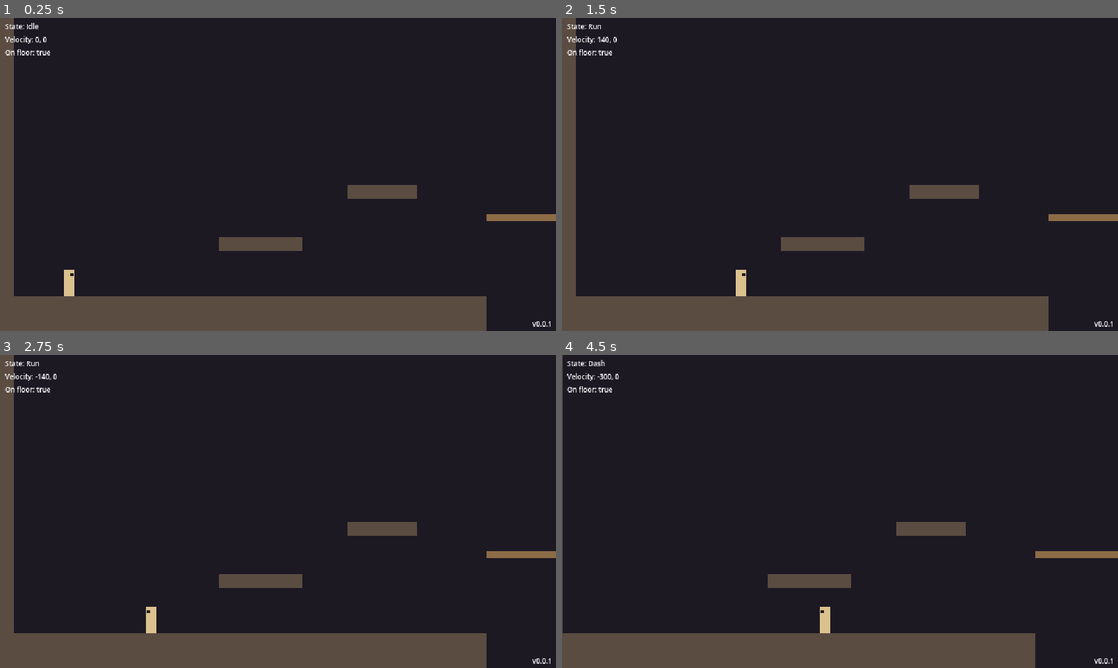
Above: before the commit, frames 1-4 (two rows, left to right).
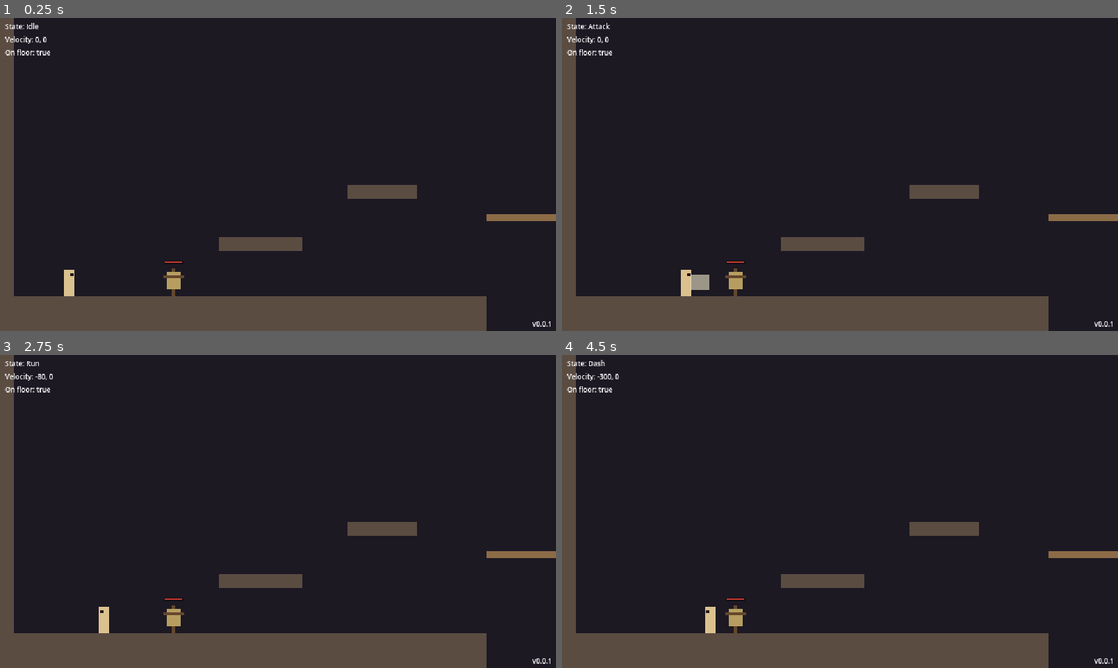
Above: after the commit, the same moments.

Repository: yuriisytnyk1996/The-Last-Sich
Game: Godot game, scene res://levels/test_room.tscn
The game is run twice, just before and just after one commit, with the same random seed, the same clock (stepped at 60 frames per second) and the same inputs.
Inputs:
- Up to frame 1 (0.25 s): no input
- Up to frame 2 (1.5 s): tap Enter at 0.5 s; hold D (move_right) from 0.53 s (still down); tap J (attack) at 0.6, 1.35 s; tap Space (jump) at 0.77 s
- Up to frame 3 (2.75 s): tap Space (jump) at 1.52 s; release D (move_right) at 2.03 s; hold A (move_left) from 2.03 s (still down); tap K (dash) at 2.1 s; tap J (attack) at 2.3 s
- Up to frame 4 (4.5 s): release A (move_left) at 2.78 s; hold D (move_right) 2.78-4.28 s; tap J (attack) at 2.85, 3.6 s; tap Space (jump) at 3.02, 3.77 s; hold A (move_left) from 4.28 s (still down); tap K (dash) at 4.35 s

The runs differ from the first frame. In frame 1, 0.2% of the frame differs, in the area x 29-34%, y 77-89%; in frame 2, 0.6%; in frame 3, 0.5%; in frame 4, 3.3%, in the area x 0-88%, y 0-100%.

Commit message:
feat(combat): add hitbox, hurtbox and health components and player attack
Add reusable Hitbox, Hurtbox and Health components under components/combat.
The player gets an Attack state with startup, active and recovery windows,
locked facing and attack buffering. A training dummy in the test room
flashes, tilts and rebuilds after breaking.

Diff:
--- a/actors/player/player.gd
+++ b/actors/player/player.gd
@@ -31,10 +31,19 @@
 @export var dash_duration := 0.18
 @export var dash_cooldown := 0.4
 
+@export_group("Attack")
+## The swing is split into wind-up, hitbox-on and recovery windows (s).
+@export var attack_startup := 0.05
+@export var attack_active := 0.1
+@export var attack_recovery := 0.15
+## An attack pressed slightly before the current action ends still counts.
+@export var attack_buffer_time := 0.12
+
 var facing := 1
 
 var _coyote_timer := 0.0
 var _jump_buffer_timer := 0.0
+var _attack_buffer_timer := 0.0
 var _dash_cooldown_timer := 0.0
 var _air_dash_available := true
 
@@ -45,6 +54,7 @@
 @onready var visual: Node2D = $Visual
 @onready var camera: Camera2D = $Camera2D
 @onready var state_machine: StateMachine = $StateMachine
+@onready var attack_hitbox: Hitbox = $Visual/AttackHitbox
 
 
 func _physics_process(delta: float) -> void:
@@ -59,6 +69,11 @@
 		_jump_buffer_timer = jump_buffer_time
 	else:
 		_jump_buffer_timer = maxf(_jump_buffer_timer - delta, 0.0)
+
+	if Input.is_action_just_pressed("attack"):
+		_attack_buffer_timer = attack_buffer_time
+	else:
+		_attack_buffer_timer = maxf(_attack_buffer_timer - delta, 0.0)
 
 	_dash_cooldown_timer = maxf(_dash_cooldown_timer - delta, 0.0)
 
@@ -116,6 +131,14 @@
 		_air_dash_available = false
 
 
+func wants_attack() -> bool:
+	return _attack_buffer_timer > 0.0
+
+
+func consume_attack() -> void:
+	_attack_buffer_timer = 0.0
+
+
 func set_camera_limits(bounds: Rect2i) -> void:
 	camera.limit_left = bounds.position.x
 	camera.limit_top = bounds.position.y
--- a/actors/player/player.tscn
+++ b/actors/player/player.tscn
@@ -7,9 +7,14 @@
 [ext_resource type="Script" path="res://actors/player/states/jump.gd" id="5_jump"]
 [ext_resource type="Script" path="res://actors/player/states/fall.gd" id="6_fall"]
 [ext_resource type="Script" path="res://actors/player/states/dash.gd" id="7_dash"]
+[ext_resource type="Script" path="res://actors/player/states/attack.gd" id="8_attack"]
+[ext_resource type="Script" path="res://components/combat/hitbox.gd" id="9_hitbox"]
 
 [sub_resource type="RectangleShape2D" id="body_shape"]
 size = Vector2(12, 30)
+
+[sub_resource type="RectangleShape2D" id="attack_shape"]
+size = Vector2(22, 18)
 
 [node name="Player" type="CharacterBody2D" groups=["player"]]
 collision_layer = 2
@@ -38,6 +43,25 @@
 mouse_filter = 2
 color = Color(0.15, 0.1, 0.1, 1)
 
+[node name="AttackHitbox" type="Area2D" parent="Visual"]
+position = Vector2(16, -16)
+collision_layer = 8
+collision_mask = 0
+monitoring = false
+script = ExtResource("9_hitbox")
+
+[node name="Shape" type="CollisionShape2D" parent="Visual/AttackHitbox"]
+shape = SubResource("attack_shape")
+disabled = true
+
+[node name="Slash" type="ColorRect" parent="Visual/AttackHitbox"]
+offset_left = -11.0
+offset_top = -9.0
+offset_right = 11.0
+offset_bottom = 9.0
+mouse_filter = 2
+color = Color(0.95, 0.92, 0.8, 0.6)
+
 [node name="Camera2D" type="Camera2D" parent="."]
 position = Vector2(0, -30)
 position_smoothing_enabled = true
@@ -61,3 +85,6 @@
 
 [node name="Dash" type="Node" parent="StateMachine"]
 script = ExtResource("7_dash")
+
+[node name="Attack" type="Node" parent="StateMachine"]
+script = ExtResource("8_attack")
--- /dev/null
+++ b/actors/player/states/attack.gd
@@ -0,0 +1,51 @@
+extends PlayerState
+## One swing in three phases: startup (wind-up), active (hitbox on) and
+## recovery. Facing is locked for the whole swing so the hitbox never flips
+## mid-attack. On the ground the player slows down; in the air they keep
+## air control.
+
+enum Phase { STARTUP, ACTIVE, RECOVERY }
+
+var _phase := Phase.STARTUP
+var _time_left := 0.0
+
+
+func enter(_previous_state: StringName) -> void:
+	player.consume_attack()
+	_phase = Phase.STARTUP
+	_time_left = player.attack_startup
+
+
+func exit() -> void:
+	# Also runs when the swing is interrupted (e.g. by a respawn).
+	player.attack_hitbox.set_active(false)
+
+
+func physics_update(delta: float) -> void:
+	player.apply_gravity(delta)
+	_move(delta)
+	player.move_and_slide()
+
+	_time_left -= delta
+	if _time_left > 0.0:
+		return
+
+	match _phase:
+		Phase.STARTUP:
+			player.attack_hitbox.set_active(true)
+			_phase = Phase.ACTIVE
+			_time_left = player.attack_active
+		Phase.ACTIVE:
+			player.attack_hitbox.set_active(false)
+			_phase = Phase.RECOVERY
+			_time_left = player.attack_recovery
+		Phase.RECOVERY:
+			finished.emit(ground_state() if player.is_on_floor() else FALL)
+
+
+func _move(delta: float) -> void:
+	if player.is_on_floor():
+		player.velocity.x = move_toward(player.velocity.x, 0.0, player.friction * delta)
+	else:
+		var target := player.get_move_axis() * player.run_speed
+		player.velocity.x = move_toward(player.velocity.x, target, player.air_acceleration * delta)
--- a/actors/player/states/fall.gd
+++ b/actors/player/states/fall.gd
@@ -10,5 +10,7 @@
 		finished.emit(JUMP)
 	elif player.wants_dash():
 		finished.emit(DASH)
+	elif player.wants_attack():
+		finished.emit(ATTACK)
 	elif player.is_on_floor():
 		finished.emit(ground_state())
--- a/actors/player/states/idle.gd
+++ b/actors/player/states/idle.gd
@@ -12,5 +12,7 @@
 		finished.emit(JUMP)
 	elif player.wants_dash():
 		finished.emit(DASH)
+	elif player.wants_attack():
+		finished.emit(ATTACK)
 	elif player.get_move_axis() != 0.0:
 		finished.emit(RUN)
--- a/actors/player/states/jump.gd
+++ b/actors/player/states/jump.gd
@@ -21,5 +21,7 @@
 
 	if player.wants_dash():
 		finished.emit(DASH)
+	elif player.wants_attack():
+		finished.emit(ATTACK)
 	elif player.velocity.y >= 0.0:
 		finished.emit(FALL)
--- a/actors/player/states/player_state.gd
+++ b/actors/player/states/player_state.gd
@@ -7,6 +7,7 @@
 const JUMP := &"Jump"
 const FALL := &"Fall"
 const DASH := &"Dash"
+const ATTACK := &"Attack"
 
 @onready var player := owner as Player
 
--- a/actors/player/states/run.gd
+++ b/actors/player/states/run.gd
@@ -12,5 +12,7 @@
 		finished.emit(JUMP)
 	elif player.wants_dash():
 		finished.emit(DASH)
+	elif player.wants_attack():
+		finished.emit(ATTACK)
 	elif player.get_move_axis() == 0.0:
 		finished.emit(IDLE)
--- /dev/null
+++ b/actors/training_dummy/training_dummy.gd
@@ -0,0 +1,63 @@
+class_name TrainingDummy
+extends Node2D
+## A stationary target for testing attacks.
+##
+## Flashes and tilts away from each hit, breaks at zero health and rebuilds
+## itself after `respawn_delay`. It has no behaviour of its own, so it has
+## no state machine.
+
+@export var respawn_delay := 1.5
+@export var hit_tilt_degrees := 14.0
+@export var hit_flash_time := 0.12
+
+var _tween: Tween
+var _bar_width := 0.0
+
+@onready var visual: Node2D = $Visual
+@onready var hurtbox: Hurtbox = $Hurtbox
+@onready var health: Health = $Health
+@onready var health_bar: Node2D = $HealthBar
+@onready var health_fill: ColorRect = $HealthBar/Fill
+
+
+func _ready() -> void:
+	_bar_width = health_fill.size.x
+	hurtbox.hurt.connect(_on_hurt)
+	health.health_changed.connect(_on_health_changed)
+	health.died.connect(_on_died)
+	_on_health_changed(health.current, health.max_health)
+
+
+func _on_hurt(hitbox: Hitbox) -> void:
+	var direction := signf(hitbox.get_knockback().x)
+	if _tween:
+		_tween.kill()
+	# Values above 1 overbrighten thanks to the 2D HDR setting.
+	visual.modulate = Color(3.0, 3.0, 3.0)
+	visual.rotation_degrees = direction * hit_tilt_degrees
+	_tween = create_tween().set_parallel()
+	_tween.tween_property(visual, "modulate", Color.WHITE, hit_flash_time)
+	(
+		_tween
+		. tween_property(visual, "rotation_degrees", 0.0, 0.4)
+		. set_trans(Tween.TRANS_ELASTIC)
+		. set_ease(Tween.EASE_OUT)
+	)
+
+
+func _on_health_changed(current: int, maximum: int) -> void:
+	health_fill.size.x = _bar_width * current / maxi(maximum, 1)
+
+
+func _on_died() -> void:
+	_set_broken(true)
+	await get_tree().create_timer(respawn_delay).timeout
+	health.reset()
+	_set_broken(false)
+
+
+func _set_broken(broken: bool) -> void:
+	visual.visible = not broken
+	health_bar.visible = not broken
+	# Deferred: this can run inside a physics callback.
+	hurtbox.set_deferred(&"monitoring", not broken)
--- /dev/null
+++ b/actors/training_dummy/training_dummy.tscn
@@ -0,0 +1,68 @@
+[gd_scene format=3]
+
+[ext_resource type="Script" path="res://actors/training_dummy/training_dummy.gd" id="1_dummy"]
+[ext_resource type="Script" path="res://components/combat/hurtbox.gd" id="2_hurtbox"]
+[ext_resource type="Script" path="res://components/combat/health.gd" id="3_health"]
+
+[sub_resource type="RectangleShape2D" id="hurt_shape"]
+size = Vector2(16, 30)
+
+[node name="TrainingDummy" type="Node2D"]
+script = ExtResource("1_dummy")
+
+[node name="Visual" type="Node2D" parent="."]
+
+[node name="Post" type="ColorRect" parent="Visual"]
+offset_left = -2.0
+offset_top = -32.0
+offset_right = 2.0
+mouse_filter = 2
+color = Color(0.4, 0.28, 0.18, 1)
+
+[node name="Body" type="ColorRect" parent="Visual"]
+offset_left = -8.0
+offset_top = -28.0
+offset_right = 8.0
+offset_bottom = -8.0
+mouse_filter = 2
+color = Color(0.72, 0.62, 0.38, 1)
+
+[node name="Arms" type="ColorRect" parent="Visual"]
+offset_left = -12.0
+offset_top = -24.0
+offset_right = 12.0
+offset_bottom = -21.0
+mouse_filter = 2
+color = Color(0.4, 0.28, 0.18, 1)
+
+[node name="Hurtbox" type="Area2D" parent="." node_paths=PackedStringArray("health")]
+position = Vector2(0, -15)
+collision_layer = 0
+collision_mask = 8
+monitorable = false
+script = ExtResource("2_hurtbox")
+health = NodePath("../Health")
+
+[node name="Shape" type="CollisionShape2D" parent="Hurtbox"]
+shape = SubResource("hurt_shape")
+
+[node name="Health" type="Node" parent="."]
+script = ExtResource("3_health")
+
+[node name="HealthBar" type="Node2D" parent="."]
+position = Vector2(0, -40)
+
+[node name="Back" type="ColorRect" parent="HealthBar"]
+offset_left = -11.0
+offset_top = -1.0
+offset_right = 11.0
+offset_bottom = 3.0
+mouse_filter = 2
+color = Color(0.08, 0.06, 0.08, 1)
+
+[node name="Fill" type="ColorRect" parent="HealthBar"]
+offset_left = -10.0
+offset_right = 10.0
+offset_bottom = 2.0
+mouse_filter = 2
+color = Color(0.78, 0.22, 0.2, 1)
--- /dev/null
+++ b/components/combat/health.gd
@@ -0,0 +1,43 @@
+class_name Health
+extends Node
+## Hit points for anything that can be damaged.
+##
+## Knows nothing about who owns it. The owner listens to `health_changed`
+## and `died` and decides what they mean (flash, play a sound, respawn...).
+
+signal health_changed(current: int, maximum: int)
+signal died
+
+@export var max_health := 5
+
+var current := 0
+
+
+func _ready() -> void:
+	current = max_health
+
+
+func take_damage(amount: int) -> void:
+	if amount <= 0 or is_dead():
+		return
+	current = maxi(current - amount, 0)
+	health_changed.emit(current, max_health)
+	if current == 0:
+		died.emit()
+
+
+func heal(amount: int) -> void:
+	if amount <= 0 or is_dead():
+		return
+	current = mini(current + amount, max_health)
+	health_changed.emit(current, max_health)
+
+
+## Back to full health, also after dying.
+func reset() -> void:
+	current = max_health
+	health_changed.emit(current, max_health)
+
+
+func is_dead() -> bool:
+	return current == 0
--- /dev/null
+++ b/components/combat/hitbox.gd
@@ -0,0 +1,42 @@
+class_name Hitbox
+extends Area2D
+## The damaging part of an attack or hazard.
+##
+## A hitbox does no detection itself: Hurtboxes detect it. Turning it off
+## disables its collision shapes, so turning it on again counts as a new hit
+## on everything it overlaps. While inactive it is also hidden, so a child
+## placeholder graphic shows exactly when the hitbox is live.
+
+@export var damage := 1
+@export var knockback_force := 120.0
+## Direction when the hitbox faces right. Mirrored when a parent is flipped
+## with a negative scale.x.
+@export var knockback_direction := Vector2.RIGHT
+@export var active_on_start := false
+
+var _active := false
+
+
+func _ready() -> void:
+	monitoring = false
+	set_active(active_on_start)
+
+
+func set_active(value: bool) -> void:
+	_active = value
+	visible = value
+	for child in get_children():
+		if child is CollisionShape2D or child is CollisionPolygon2D:
+			# Deferred: shapes can't change during a physics callback.
+			child.set_deferred(&"disabled", not value)
+
+
+func is_active() -> bool:
+	return _active
+
+
+func get_knockback() -> Vector2:
+	var direction := knockback_direction.normalized()
+	if global_transform.x.x < 0.0:
+		direction.x = -direction.x
+	return direction * knockback_force
--- /dev/null
+++ b/components/combat/hurtbox.gd
@@ -0,0 +1,42 @@
+class_name Hurtbox
+extends Area2D
+## The vulnerable part of an actor. Detects Hitboxes and reports hits.
+##
+## Set the collision mask to the attack layer that should hurt this actor
+## (for example `player_attacks` for enemies). If `health` is set, damage is
+## applied automatically; the owner listens to `hurt` for everything else
+## (knockback, flashing, sounds).
+
+signal hurt(hitbox: Hitbox)
+
+@export var health: Health
+## Seconds of immunity after a hit. 0 means every new hit counts.
+@export var invincibility_time := 0.0
+
+var _invincible_left := 0.0
+
+
+func _ready() -> void:
+	monitorable = false
+	area_entered.connect(_on_area_entered)
+
+
+func _physics_process(delta: float) -> void:
+	_invincible_left = maxf(_invincible_left - delta, 0.0)
+
+
+func is_invincible() -> bool:
+	return _invincible_left > 0.0
+
+
+func _on_area_entered(area: Area2D) -> void:
+	var hitbox := area as Hitbox
+	if hitbox == null or is_invincible():
+		return
+	if health and health.is_dead():
+		return
+
+	_invincible_left = invincibility_time
+	hurt.emit(hitbox)
+	if health:
+		health.take_damage(hitbox.damage)
--- a/levels/test_room.tscn
+++ b/levels/test_room.tscn
@@ -4,6 +4,7 @@
 [ext_resource type="PackedScene" path="res://actors/player/player.tscn" id="2_player"]
 [ext_resource type="Script" path="res://ui/debug/debug_label.gd" id="3_debug"]
 [ext_resource type="Script" path="res://ui/version_label.gd" id="4_version"]
+[ext_resource type="PackedScene" path="res://actors/training_dummy/training_dummy.tscn" id="5_dummy"]
 
 [sub_resource type="RectangleShape2D" id="shape_GroundLeft"]
 size = Vector2(560, 40)
@@ -184,6 +185,9 @@
 
 [node name="SpawnPoint" type="Marker2D" parent="."]
 position = Vector2(80, 320)
+
+[node name="TrainingDummy" parent="." instance=ExtResource("5_dummy")]
+position = Vector2(200, 320)
 
 [node name="Player" parent="." instance=ExtResource("2_player")]
 position = Vector2(80, 320)
Not shown, added: actors/player/states/attack.gd.uid
Not shown, added: actors/training_dummy/training_dummy.gd.uid
Not shown, added: components/combat/health.gd.uid
Not shown, added: components/combat/hitbox.gd.uid
Not shown, added: components/combat/hurtbox.gd.uid
Not shown, changed: docs/.vitepress/config.mts
Not shown, changed: docs/architecture/overview.md
Not shown, changed: docs/guide/code-organization.md
Not shown, changed: docs/guide/conventions.md
Not shown, changed: docs/guide/project-structure.md
Not shown, changed: docs/roadmap.md
Not shown, added: docs/systems/combat.md
(and 2 more such lines)
